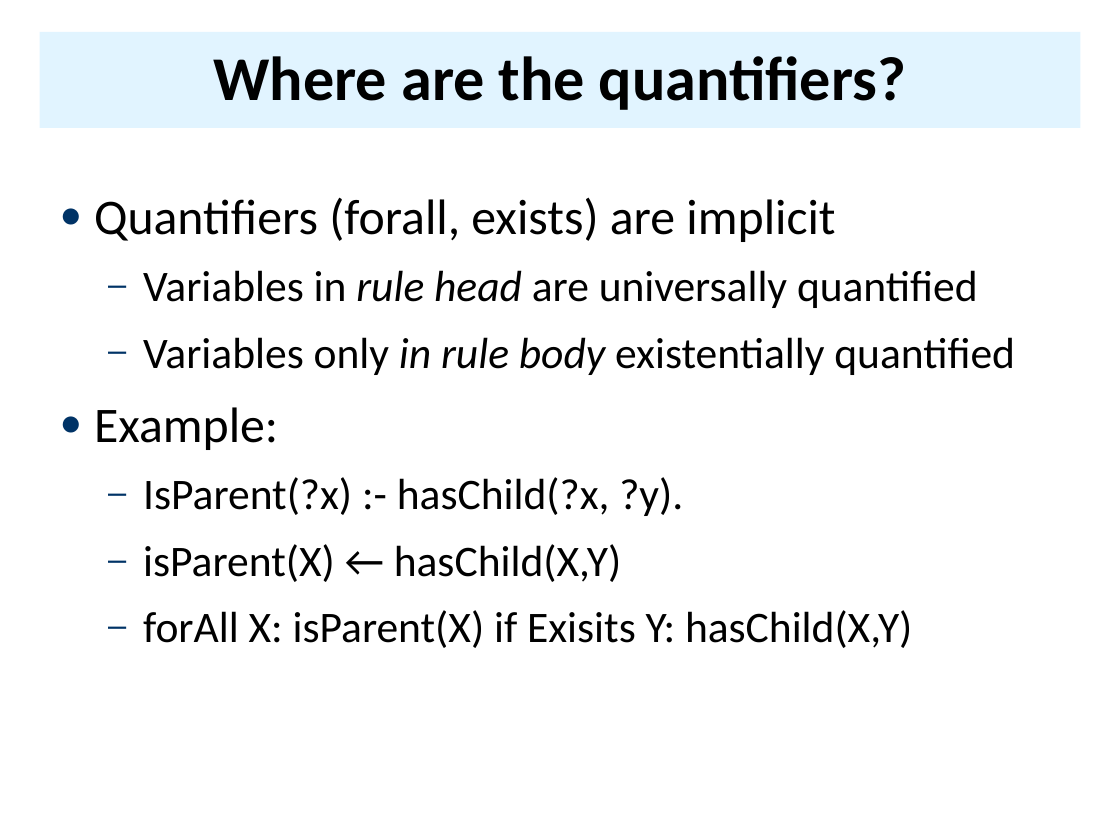
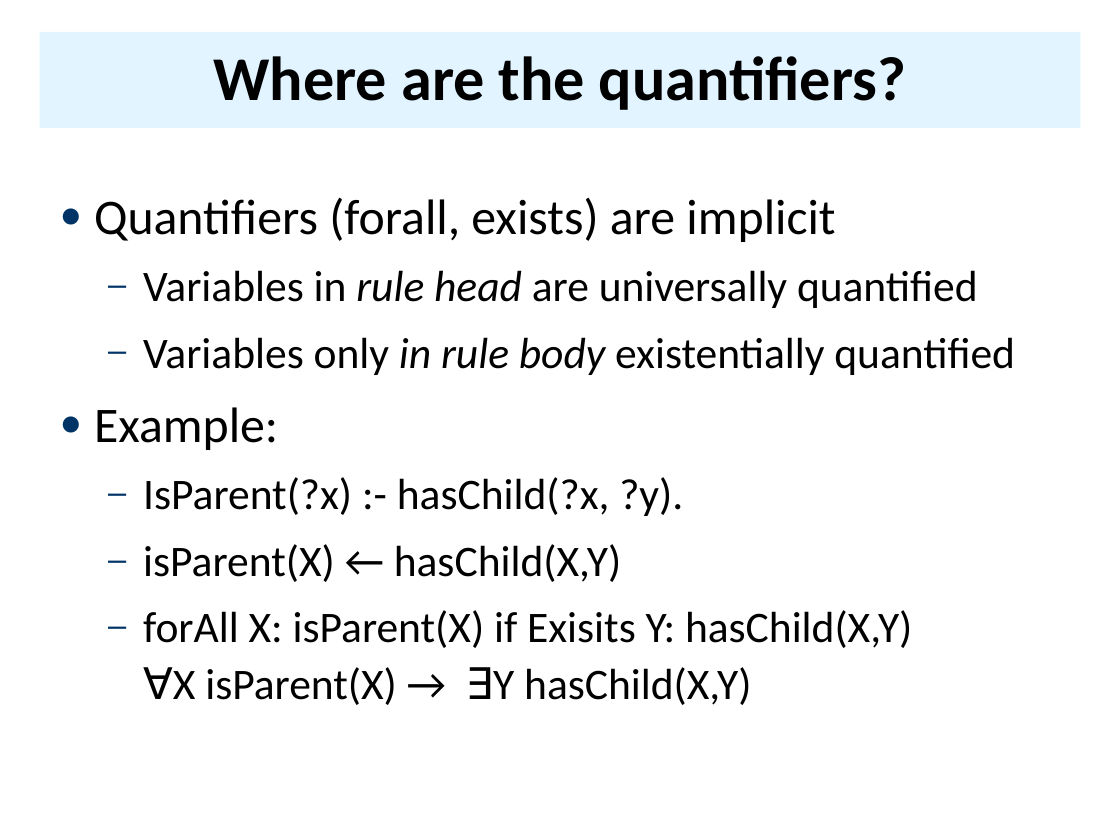
Before and after one commit to UMBC-CMSC-491-691-F19-Knowledge-Graphs/class_material, a slide deck: slide 10 of notes/14_rules/14_owl_rules.pptx. Drawn at 1120x840 pixels with LibreOffice and Linux fonts; fonts in the diff are those of the drawing. Boxes give left, top, right and bottom in pixels: in the first picture for what was removed or moved away, otherwise in the second. Text is boxed around its words. In the diff, an @@ line names an element or a change of style, - is before the commit and + after.

```diff
--- a/notes/14_rules/14_owl_rules.pptx
+++ b/notes/14_rules/14_owl_rules.pptx
@@ text at (x1=143, y1=610, x2=912, y2=705): text changed @@
-  – forAll X: isParent(X) if Exisits Y: hasChild(X,Y)
+  – forAll X: isParent(X) if Exisits Y: hasChild(X,Y)
+    ∀X isParent(X) → ∃Y hasChild(X,Y)
```
Also in this commit, not shown: 8 other slides changed, 1 slide added, 5 other files.
